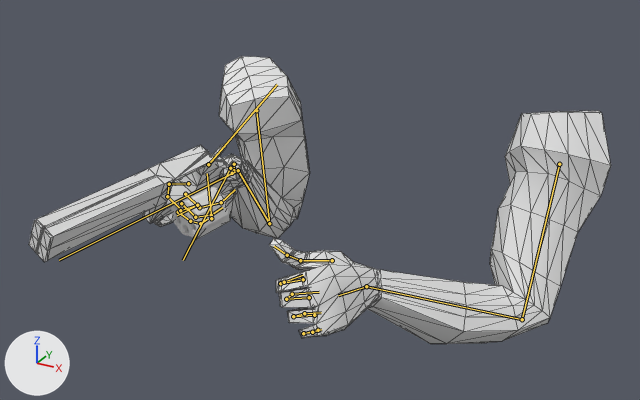
An edit to the glTF model BlenderTutorial/Arms.glb, drawn before and after from the same camera.
The view is the same before and after, from a 50 mm lens placed at (0.964, -2.199, 0.846), pointed at (-0.033, -0.387, -0.06). The axes (+X, +Y, +Z) are drawn at lower left. The lights are the same throughout. The older version comes first. Both versions are drawn at frame 6 of the action 'RevolverReloadFromHipOpenCylinderInsertFirstBullet'; the numbers are the values there. The bones that change, and the others that lie on the model, are drawn over the model as lines. Mesh edges are drawn as thin lines on the coarser meshes.

Objects in the first picture: 'armMesh', 'gunCylinderMesh', 'gunMesh' and 1 more.
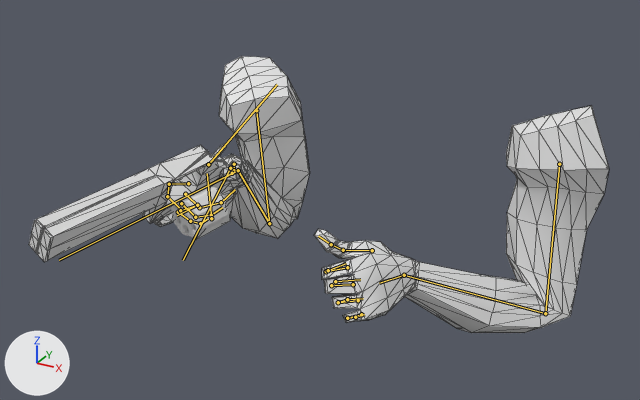
Changed parts and their boxes [x1, y1, x2, y2] in the pictures (640 x 400 px):
'armMesh', posed: before [174, 56, 611, 344]; after [174, 56, 609, 333]
bone 'bicep.r', root to tip: before (559, 164) to (522, 319); after (559, 164) to (545, 313)
bone 'forearm.r', root to tip: before (522, 319) to (366, 286); after (545, 313) to (404, 275)
bone 'palm.r', root to tip: before (366, 286) to (338, 295); after (404, 275) to (379, 283)

The edits, one by one:
Bone 'bicep.r' (bone_bicep_r) turns from (-62, -12, 18) to (-81, 0, 20) degrees about its own x, y and z.
Bone 'forearm.r' (bone_forearm_r) turns from (24, 17, -69) to (26, 25, -88) degrees about its own x, y and z.
Bone 'palm.r' (bone_palm_r) turns from (24, -11, 19) to (29, 1, 22) degrees about its own x, y and z.
